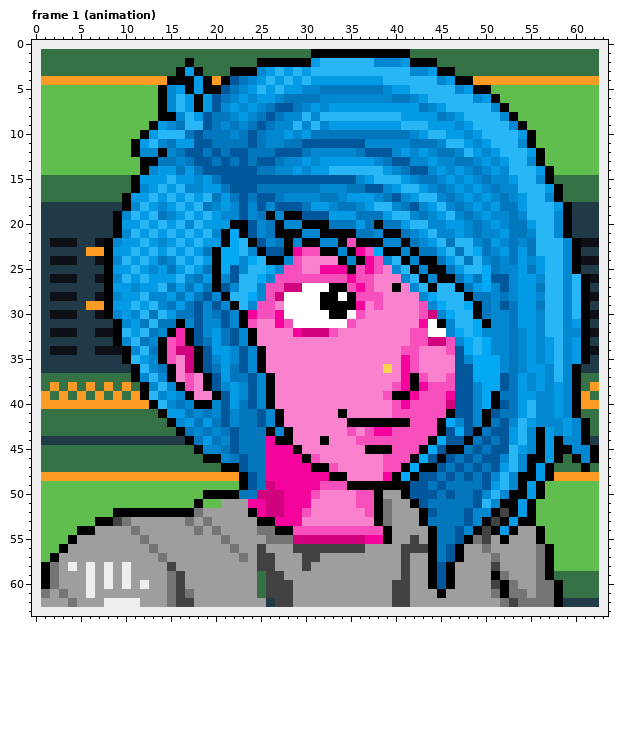
Two states of a pixel-art file, Assets/AnimationImporter-master/portraits/girl-portrait.ase. The picture above is the old version.
64x64 pixels, 8 frames. Colours within 5 levels of each other are drawn and written as one. Shown: frame 1 (animation). The commit also changed other frames, which this record leaves out.
After the commit:
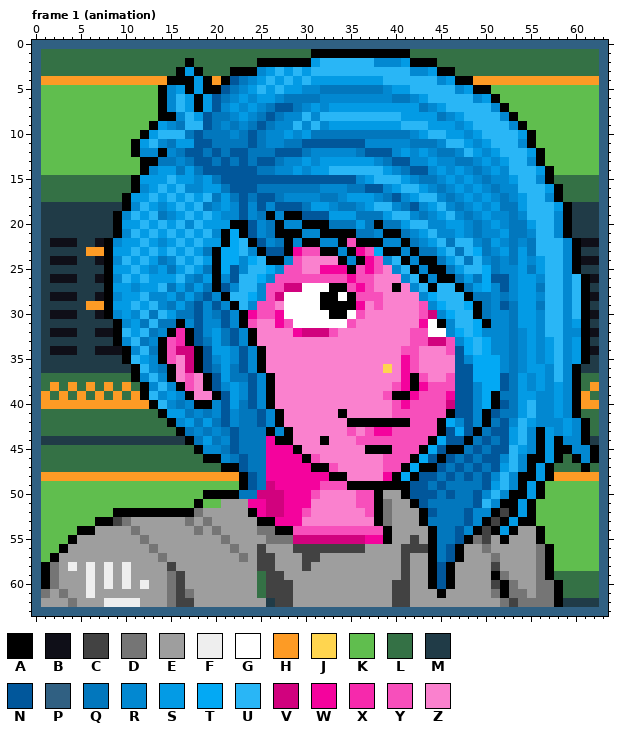
Palette (. is transparent): A #000000  B #0f0f18  C #424242  D #757575  E #9e9e9e  F #eeeeee  G #ffffff  H #fd9b25  J #ffd54f  K #60be4e  L #347145  M #203b47  N #01579b  P #306082  Q #0277bd  R #0288d1  S #039be5  T #03a9f4  U #29b6f6  V #d1027e  W #f4039d  X #f629ac  Y #f74fbb  Z #fa81ce
Diff:
Changed rows in their new state; - is an unchanged pixel.
Frame 1 (animation), layer "border":
first column x 0:
 0 PPPPPPPPPPPPPPPPPPPPPPPPPPPPPPPPPPPPPPPPPPPPPPPPPPPPPPPPPPPPPPPP
 1 P--------------------------------------------------------------P
 2 P--------------------------------------------------------------P
 3 P--------------------------------------------------------------P
 4 P--------------------------------------------------------------P
 5 P--------------------------------------------------------------P
 6 P--------------------------------------------------------------P
 7 P--------------------------------------------------------------P
 8 P--------------------------------------------------------------P
 9 P--------------------------------------------------------------P
10 P--------------------------------------------------------------P
11 P--------------------------------------------------------------P
12 P--------------------------------------------------------------P
13 P--------------------------------------------------------------P
14 P--------------------------------------------------------------P
15 P--------------------------------------------------------------P
16 P--------------------------------------------------------------P
17 P--------------------------------------------------------------P
18 P--------------------------------------------------------------P
19 P--------------------------------------------------------------P
20 P--------------------------------------------------------------P
21 P--------------------------------------------------------------P
22 P--------------------------------------------------------------P
23 P--------------------------------------------------------------P
24 P--------------------------------------------------------------P
25 P--------------------------------------------------------------P
26 P--------------------------------------------------------------P
27 P--------------------------------------------------------------P
28 P--------------------------------------------------------------P
29 P--------------------------------------------------------------P
30 P--------------------------------------------------------------P
31 P--------------------------------------------------------------P
32 P--------------------------------------------------------------P
33 P--------------------------------------------------------------P
34 P--------------------------------------------------------------P
35 P--------------------------------------------------------------P
36 P--------------------------------------------------------------P
37 P--------------------------------------------------------------P
38 P--------------------------------------------------------------P
39 P--------------------------------------------------------------P
40 P--------------------------------------------------------------P
41 P--------------------------------------------------------------P
42 P--------------------------------------------------------------P
43 P--------------------------------------------------------------P
44 P--------------------------------------------------------------P
45 P--------------------------------------------------------------P
46 P--------------------------------------------------------------P
47 P--------------------------------------------------------------P
48 P--------------------------------------------------------------P
49 P--------------------------------------------------------------P
50 P--------------------------------------------------------------P
51 P--------------------------------------------------------------P
52 P--------------------------------------------------------------P
53 P--------------------------------------------------------------P
54 P--------------------------------------------------------------P
55 P--------------------------------------------------------------P
56 P--------------------------------------------------------------P
57 P--------------------------------------------------------------P
58 P--------------------------------------------------------------P
59 P--------------------------------------------------------------P
60 P--------------------------------------------------------------P
61 P--------------------------------------------------------------P
62 P--------------------------------------------------------------P
63 PPPPPPPPPPPPPPPPPPPPPPPPPPPPPPPPPPPPPPPPPPPPPPPPPPPPPPPPPPPPPPPP
